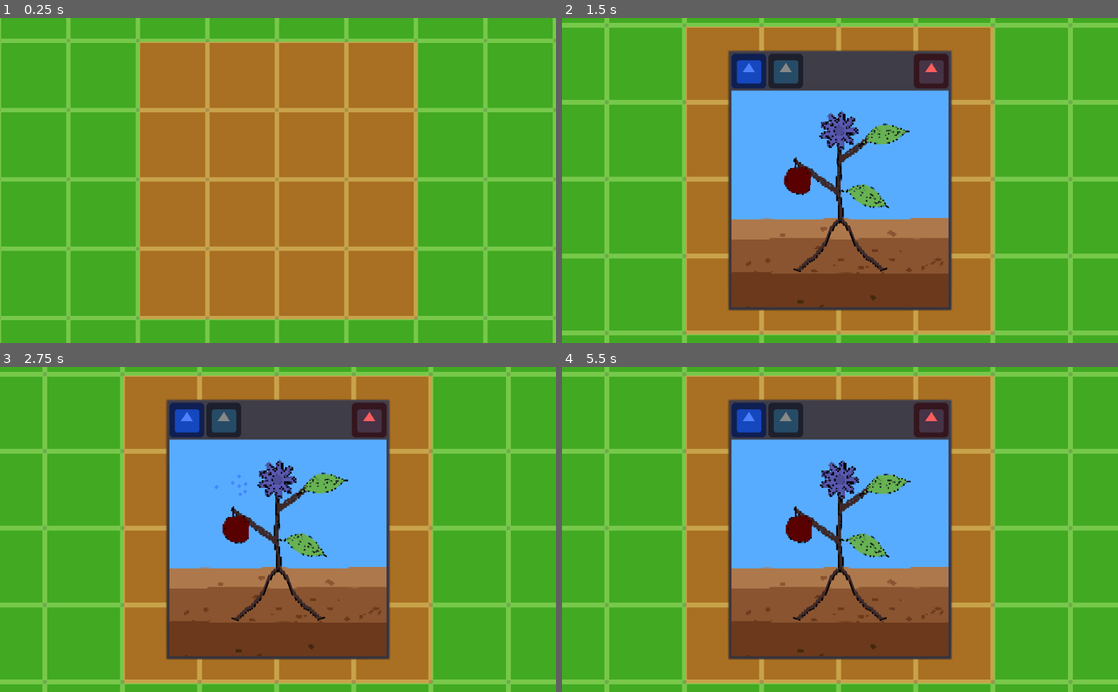
Above: before the commit, frames 1-4 (two rows, left to right).
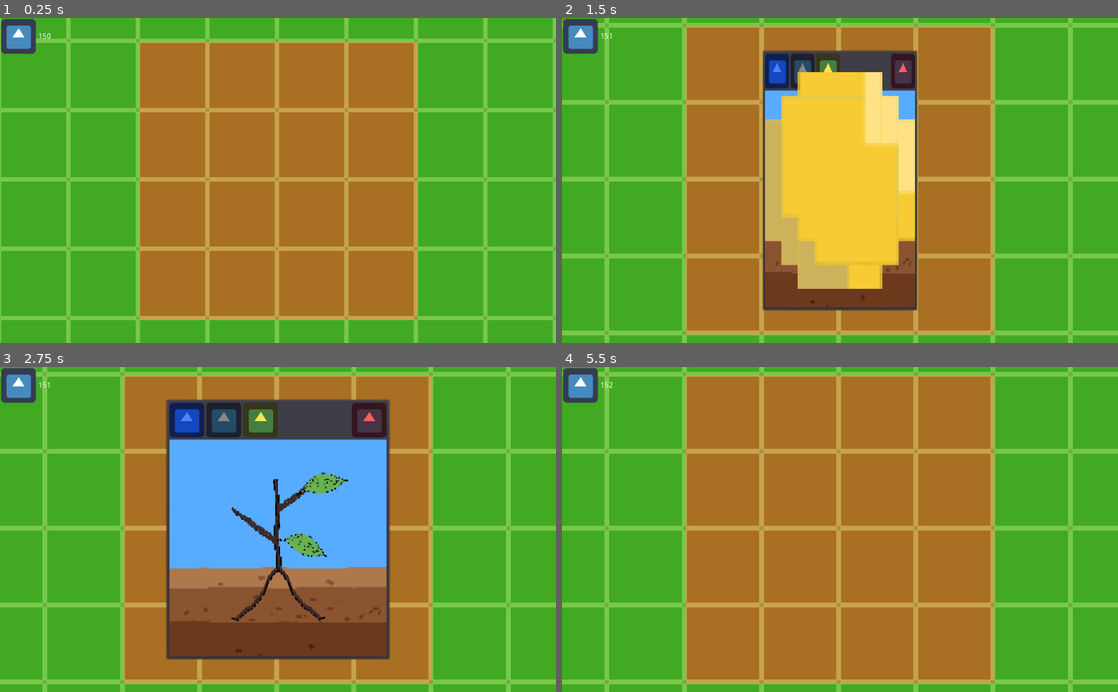
Above: after the commit, the same moments.

Repository: mrtheduts/GoGodotJam3
Game: Godot game, scene res://src/Main/Main.tscn
Same seed, same stepped clock (60 frames per second), same inputs: the game is played once before the commit and once after it. The engine's default icon, where the game draws it, is replaced by a stand-in: a white triangle on a blue panel in a dark square.
Inputs (mouse positions are in pixels of both pictures, inside the frame that each line leads up to):
- Up to frame 1 (0.25 s): no input
- Up to frame 2 (1.5 s): tap Enter at 0.5 s; move the mouse to (962, 164) at 0.52 s; hold Mouse wheel up (zoom_in) 0.53-1.25 s; click (962, 164) at 0.67 s; click (823, 70) at 1.27 s
- Up to frame 3 (2.75 s): click (189, 419) at 2.02 s
- Up to frame 4 (5.5 s): click (784, 419) at 2.75 s; click (751, 419) at 3.5 s; click (784, 419) at 4.25 s; click (823, 419) at 5.02 s

The runs differ from the first frame. In frame 1, 0.7% of the frame differs, in the area x 0-10%, y 0-12%; in frame 2, 28%; in frame 3, 2.3%; in frame 4, 33%, in the area x 0-71%, y 0-91%.

Commit message:
Finished basic sell animation

Diff:
--- a/src/CloseUpPlant/Factory/CloseUpPlantFactory.gd
+++ b/src/CloseUpPlant/Factory/CloseUpPlantFactory.gd
@@ -20,7 +20,6 @@
 			DNA.BOOL:
 				gene = Utils.as_bool(gene)
 		build_parts[DNA.get_feature_value(feature)] = gene
-	print(plant.phenotype)
 	return build_parts
 
 func _build_adult_plant(close_up_plant: CloseUpPlant, build_parts: Dictionary) -> void:
--- a/src/Garden/Garden.gd
+++ b/src/Garden/Garden.gd
@@ -36,12 +36,13 @@
 				var plant: Plant = PlantFactory.gen_random_plant()
 				plant.age()
 				plant.age()
-				print("Plant [", plant.type_hash, "]: ", plant.genetics)
+#				print("Plant [", plant.type_hash, "]: ", plant.genetics)
 				plant.close_up_plant = CloseUpPlantFactory.create_close_up_plant_from(plant)
 				show_popup_plant(plant)
 #				print("Mouse Click/Unclick at: ", event.position)
 #				upgrade_garden_size()
 #				print(garden_size)
+				pass
 
 func get_garden_center():
 	var middle = garden_size*cell_size.x/2
--- a/src/Main/Main.tscn
+++ b/src/Main/Main.tscn
@@ -15,3 +15,5 @@
 [node name="PlayerState" parent="." instance=ExtResource( 3 )]
 
 [connection signal="show_close_up_plant" from="Garden" to="UILayer" method="_on_Garden_show_close_up_plant"]
+[connection signal="plant_sold" from="UILayer" to="PlayerState" method="_on_UILayer_plant_sold"]
+[connection signal="money_changed" from="PlayerState" to="UILayer" method="_on_PlayerState_money_changed"]
--- a/src/Plant/Plant.gd
+++ b/src/Plant/Plant.gd
@@ -15,6 +15,8 @@
 
 var life_stage = LIFE_STAGES.SEED
 var watered_amount := Constants.MIN_WATERED_AMOUNT
+
+var value := 1
 
 func _init():
 	# Build empty genetics dict
--- a/src/PopupDialog/PopupDialog.gd
+++ b/src/PopupDialog/PopupDialog.gd
@@ -11,6 +11,7 @@
 # Signals
 signal water_button_hold
 signal photo_button_clicked
+signal sell_button_clicked
 
 var drag_pos = null
 var plant: Plant = null
@@ -36,7 +37,12 @@
 		rect_global_position =get_viewport_transform().xform(get_global_mouse_position()) - drag_pos
 
 func _on_CloseButton_pressed():
-	self.queue_free()
+	$TweenClose.interpolate_property(
+		self, "rect_scale",
+		self.rect_scale, Vector2.ZERO,
+		0.10, $TweenClose.TRANS_SINE, $TweenClose.EASE_OUT
+	)
+	$TweenClose.start()
 
 func _on_PhotoButton_pressed():
 	$Tween.interpolate_property(
@@ -57,8 +63,15 @@
 
 func show_scene(node: CanvasItem) -> void:
 	$VBoxContainer/CenterContainer/ViewportContainer/Viewport.add_child(node)
+	show()
 	rect_global_position = (get_viewport().size - rect_size) / 2
-	show()
+	$Tween.interpolate_property(
+		self, "rect_scale",
+		Vector2(1, 0),  Vector2(1, 1),
+		0.25, $TweenClose.TRANS_SINE, $TweenClose.EASE_OUT
+	)
+	$Tween.start()
+
 
 func _on_WaterButton_button_up():
 	is_watering = false
@@ -68,3 +81,30 @@
 func _on_WaterButton_button_down():
 	is_watering = true
 	emit_signal("water_button_hold", true)
+
+
+func _on_SellButton_pressed():
+	if (plant != null):
+		emit_signal("sell_button_clicked", plant.value)
+	self.rect_pivot_offset = Vector2(self.rect_size.x / 2, 0)
+	$TweenClose.interpolate_property(
+		self, "rect_scale",
+		self.rect_scale, Vector2(0, 1),
+		0.25, $TweenClose.TRANS_SINE, $TweenClose.EASE_OUT, 0.1
+	)
+	$TweenClose.interpolate_property(
+		self, "rect_scale",
+		self.rect_scale, Vector2(0, 1),
+		0.25, $TweenClose.TRANS_SINE, $TweenClose.EASE_OUT, 0.1
+	)
+	$TweenClose.interpolate_property(
+		$Money, "modulate",
+		$Money.modulate, Color(1,1,1,1),
+		0.1, $TweenClose.TRANS_SINE, $TweenClose.EASE_IN
+	)
+	$Money.visible = true
+	$TweenClose.start()
+
+
+func _on_TweenClose_tween_all_completed():
+	self.queue_free()
--- a/src/PopupDialog/PopupDialog.tscn
+++ b/src/PopupDialog/PopupDialog.tscn
@@ -1,21 +1,27 @@
-[gd_scene load_steps=3 format=2]
+[gd_scene load_steps=4 format=2]
 
 [ext_resource path="res://icon.png" type="Texture" id=1]
 [ext_resource path="res://src/PopupDialog/PopupDialog.gd" type="Script" id=2]
+[ext_resource path="res://raw_assets/images/shop/coin_64.png" type="Texture" id=3]
 
 [node name="PopupDialog" type="PanelContainer"]
-anchor_left = 0.5
+anchor_left = 1.0
 anchor_top = 0.5
-anchor_right = 0.5
+anchor_right = 1.0
 anchor_bottom = 0.5
-margin_left = -512.0
+margin_left = -1024.0
 margin_top = -300.0
-margin_right = -98.0
+margin_right = -610.0
 margin_bottom = 182.0
 rect_min_size = Vector2( 400, 400 )
+rect_pivot_offset = Vector2( 414, 0 )
 size_flags_horizontal = 0
 size_flags_vertical = 0
 script = ExtResource( 2 )
+
+[node name="Tween" type="Tween" parent="."]
+
+[node name="TweenClose" type="Tween" parent="."]
 
 [node name="VBoxContainer" type="VBoxContainer" parent="."]
 margin_left = 7.0
@@ -30,7 +36,7 @@
 grow_vertical = 0
 
 [node name="HBoxContainer" type="HBoxContainer" parent="VBoxContainer/HBoxContainer"]
-margin_right = 132.0
+margin_right = 200.0
 margin_bottom = 64.0
 
 [node name="WaterButton" type="TextureButton" parent="VBoxContainer/HBoxContainer/HBoxContainer"]
@@ -43,6 +49,13 @@
 modulate = Color( 0.537255, 0.537255, 0.537255, 1 )
 margin_left = 68.0
 margin_right = 132.0
+margin_bottom = 64.0
+texture_normal = ExtResource( 1 )
+
+[node name="SellButton" type="TextureButton" parent="VBoxContainer/HBoxContainer/HBoxContainer"]
+modulate = Color( 1, 0.898039, 0.337255, 1 )
+margin_left = 136.0
+margin_right = 200.0
 margin_bottom = 64.0
 texture_normal = ExtResource( 1 )
 
@@ -76,10 +89,22 @@
 handle_input_locally = false
 render_target_update_mode = 3
 
-[node name="Tween" type="Tween" parent="."]
+[node name="Money" type="TextureRect" parent="."]
+visible = false
+modulate = Color( 1, 1, 1, 0 )
+margin_left = 7.0
+margin_top = 7.0
+margin_right = 407.0
+margin_bottom = 475.0
+mouse_filter = 2
+texture = ExtResource( 3 )
+expand = true
+stretch_mode = 6
 
+[connection signal="tween_all_completed" from="TweenClose" to="." method="_on_TweenClose_tween_all_completed"]
 [connection signal="gui_input" from="VBoxContainer/HBoxContainer" to="." method="_on_HBoxContainer_gui_input"]
 [connection signal="button_down" from="VBoxContainer/HBoxContainer/HBoxContainer/WaterButton" to="." method="_on_WaterButton_button_down"]
 [connection signal="button_up" from="VBoxContainer/HBoxContainer/HBoxContainer/WaterButton" to="." method="_on_WaterButton_button_up"]
 [connection signal="pressed" from="VBoxContainer/HBoxContainer/HBoxContainer/PhotoButton" to="." method="_on_PhotoButton_pressed"]
+[connection signal="pressed" from="VBoxContainer/HBoxContainer/HBoxContainer/SellButton" to="." method="_on_SellButton_pressed"]
 [connection signal="pressed" from="VBoxContainer/HBoxContainer/CloseButton" to="." method="_on_CloseButton_pressed"]
--- a/src/Singletons/PlayerState/PlayerState.gd
+++ b/src/Singletons/PlayerState/PlayerState.gd
@@ -11,6 +11,12 @@
 
 func set_money(value: int) -> void:
 	_money = value
+	emit_signal("money_changed", _money)
+func get_money() -> int:
+	return _money
+
+func add_money(value: int) -> void:
+	_money += value
 	emit_signal("money_changed", _money)
 
 func store_plant(plant: Node2D) -> bool:
@@ -36,3 +42,7 @@
 	print(stats)
 	_money = stats.money
 	_stored_plants = stats.stored_plants
+
+
+func _on_UILayer_plant_sold(value: int):
+	add_money(value)
--- a/src/UI/Money/Money.gd
+++ b/src/UI/Money/Money.gd
@@ -1,8 +1,4 @@
 extends MarginContainer
 
-func _ready():
-	Utils.conn_nodes(PlayerState, "money_changed", self, "_on_PlayerState_money_changed")
-	$HBoxContainer/Label.text = String(PlayerState._money)
-
-func _on_PlayerState_money_changed(value: int):
+func set_PlayerState_money(value: int):
 	$HBoxContainer/Label.text = String(value)
--- a/src/UI/Money/Money.tscn
+++ b/src/UI/Money/Money.tscn
@@ -4,10 +4,16 @@
 [ext_resource path="res://src/UI/Money/Money.gd" type="Script" id=2]
 
 [node name="Money" type="MarginContainer"]
-anchor_right = 1.0
-anchor_bottom = 1.0
-size_flags_horizontal = 4
-size_flags_vertical = 4
+anchor_left = 0.5
+anchor_top = 0.5
+anchor_right = 0.5
+anchor_bottom = 0.5
+margin_left = -44.0
+margin_top = -34.0
+margin_right = 44.0
+margin_bottom = 34.0
+size_flags_horizontal = 0
+size_flags_vertical = 0
 custom_constants/margin_right = 2
 custom_constants/margin_top = 2
 custom_constants/margin_left = 2
@@ -15,10 +21,10 @@
 script = ExtResource( 2 )
 
 [node name="HBoxContainer" type="HBoxContainer" parent="."]
-margin_left = 470.0
-margin_top = 268.0
-margin_right = 554.0
-margin_bottom = 332.0
+margin_left = 2.0
+margin_top = 2.0
+margin_right = 86.0
+margin_bottom = 66.0
 size_flags_horizontal = 4
 size_flags_vertical = 4
 
--- a/src/UI/UILayer.gd
+++ b/src/UI/UILayer.gd
@@ -6,9 +6,13 @@
 
 # Signals
 signal photo_took
+signal plant_sold
 
 var POPUP_SCENE = preload("res://src/PopupDialog/PopupDialog.tscn")
 var CLOSE_UP_SOIL_SCENE = preload("res://src/CloseUpPlot/CloseUpPlot.tscn")
+
+func _ready():
+	$Money.set_PlayerState_money(get_parent().get_node("PlayerState").get_money())
 
 func _on_Garden_show_close_up_plant(plant: Plant):
 	var close_up_plant: CloseUpPlant = plant.close_up_plant
@@ -17,13 +21,20 @@
 	close_up_plot.add_node_and_focus_camera(close_up_plant, camera_offset, 3.5)
 
 	var popup_window: PopupWindow = POPUP_SCENE.instance()
+
 	Utils.conn_nodes(popup_window, "water_button_hold", close_up_plot, "set_WateringParticles_state")
 	Utils.conn_nodes(popup_window, "photo_button_clicked", self, "_on_PopupWindow_photo_button_clicked")
+	Utils.conn_nodes(popup_window, "sell_button_clicked", self, "_on_PopupWindow_sell_button_clicked")
 
 	popup_window.plant = plant
 	add_child(popup_window)
 	popup_window.show_scene(close_up_plot)
 
 func _on_PopupWindow_photo_button_clicked(plant: Plant, photo: Image):
-	print(plant, photo)
 	emit_signal("photo_took", plant, photo)
+
+func _on_PopupWindow_sell_button_clicked(value: int):
+	emit_signal("plant_sold", value)
+
+func _on_PlayerState_money_changed(value: int):
+	$Money.set_PlayerState_money(value)
--- a/src/UI/UILayer.tscn
+++ b/src/UI/UILayer.tscn
@@ -1,6 +1,17 @@
-[gd_scene load_steps=2 format=2]
+[gd_scene load_steps=3 format=2]
 
 [ext_resource path="res://src/UI/UILayer.gd" type="Script" id=1]
+[ext_resource path="res://src/UI/Money/Money.tscn" type="PackedScene" id=2]
 
 [node name="UILayer" type="CanvasLayer"]
 script = ExtResource( 1 )
+
+[node name="Money" parent="." instance=ExtResource( 2 )]
+anchor_left = 0.0
+anchor_top = 0.0
+anchor_right = 0.0
+anchor_bottom = 0.0
+margin_left = 0.0
+margin_top = 0.0
+margin_right = 88.0
+margin_bottom = 68.0
